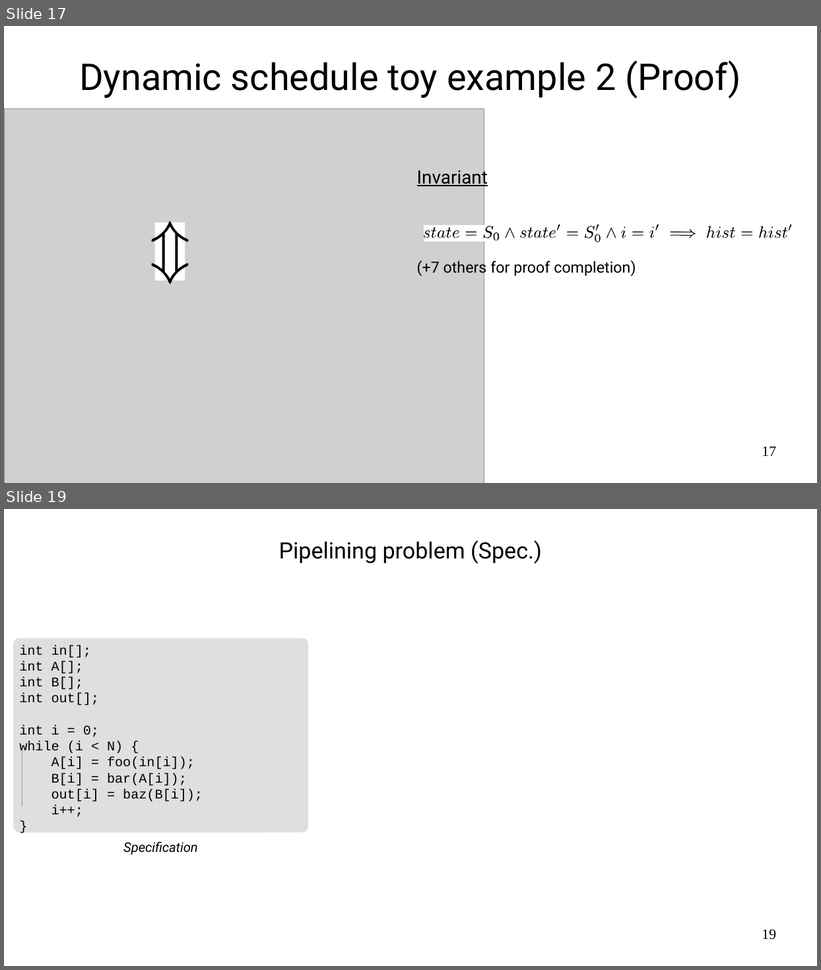
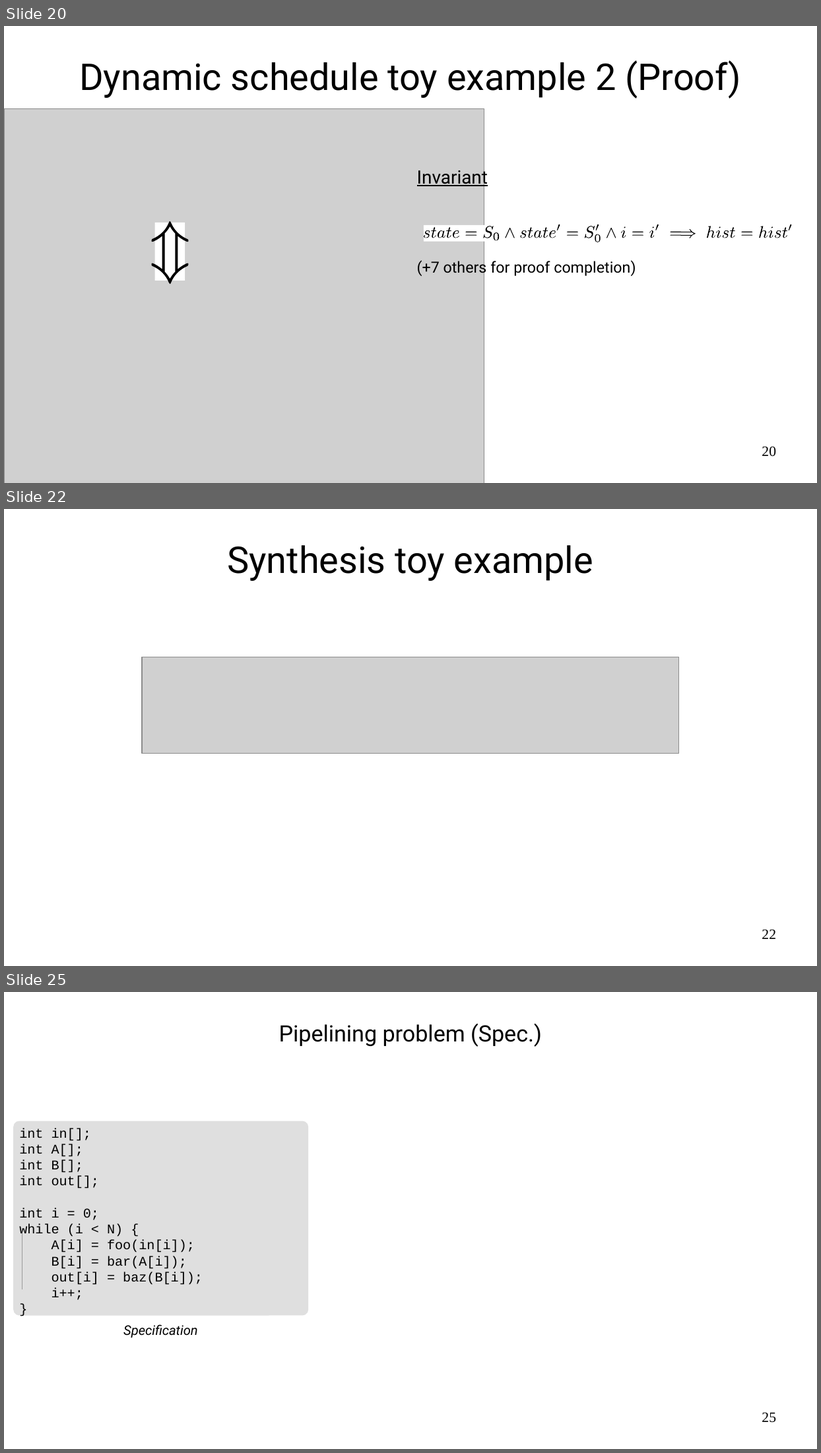
Before and after one commit to ulysse-lh/stage2024, a slide deck: slides/pres.odp. Shown one above the other, each under a label of ours: slides 17 and 19 before the commit, slides 20, 22 and 25 after it; the slides between them are not shown. The pictures are 821x970 and 821x1453 pixels, drawn with LibreOffice and Linux fonts; fonts in the diff are those of the drawing; grey boxes stand for pictures. Boxes give left, top, right and bottom in pixels: in the first picture for what was removed or moved away, otherwise in the second. Text is boxed around its words. In the diff, an @@ line names an element or a change of style, - is before the commit and + after.

```diff
--- a/slides/pres.odp
+++ b/slides/pres.odp
@@ slide 22 added at [4,509,817,966], background #FFFFFF @@
@@ text added at [227,545,593,581], 36 pt, text #000000 @@
+Synthesis toy example
@@ picture added at [142,657,679,753] @@
@@ page number added at [762,929,776,939], 14 pt, text #000000 @@
+22
@@ what was slide 17 is now slide 20 @@
@@ page number at [762,446,776,457]: text changed @@
-17
+20
@@ what was slide 19 is now slide 25 @@
@@ page number at [762,1412,776,1423]: text changed @@
-19
+25
```
Also in this commit, not shown: 7 slides changed, 5 other slides added.
